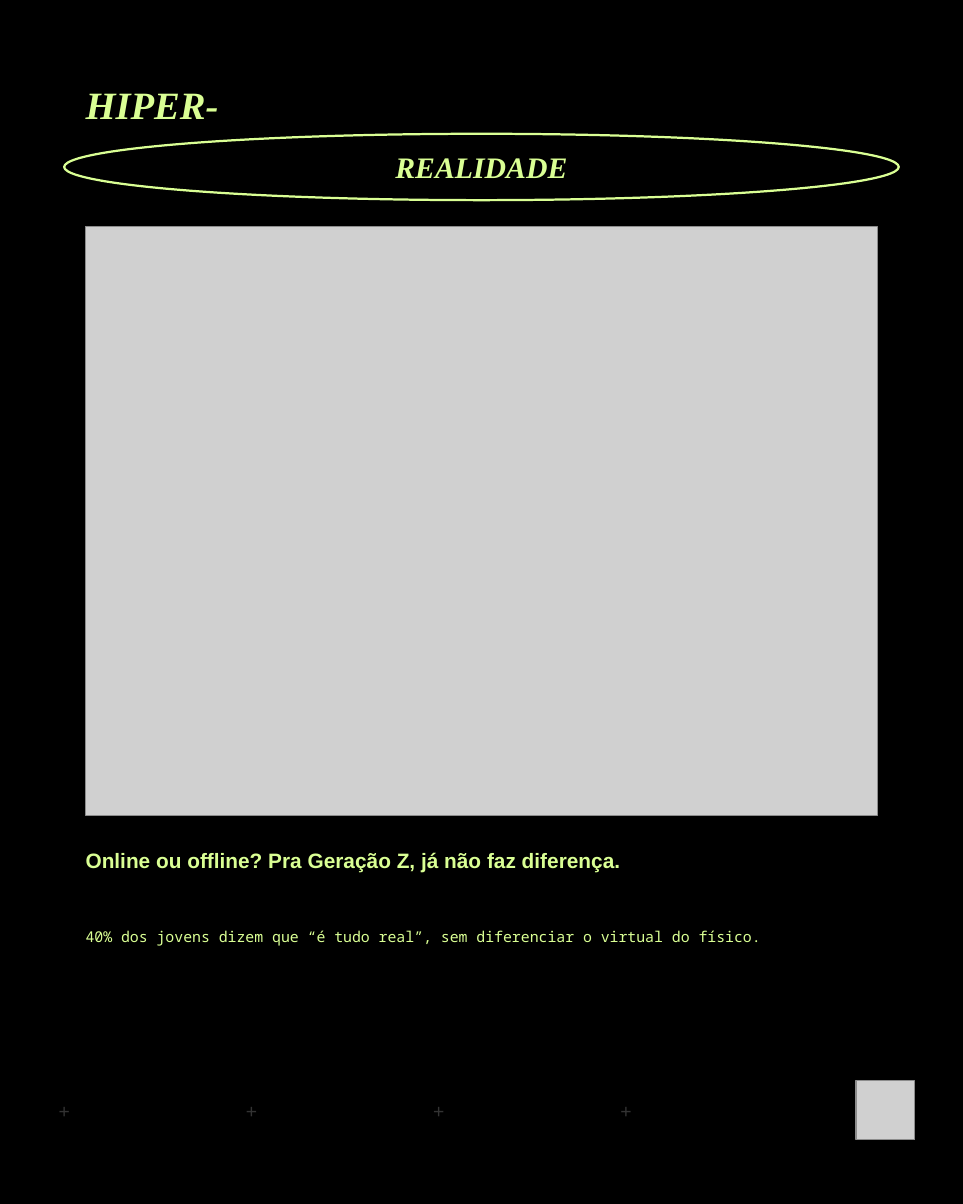
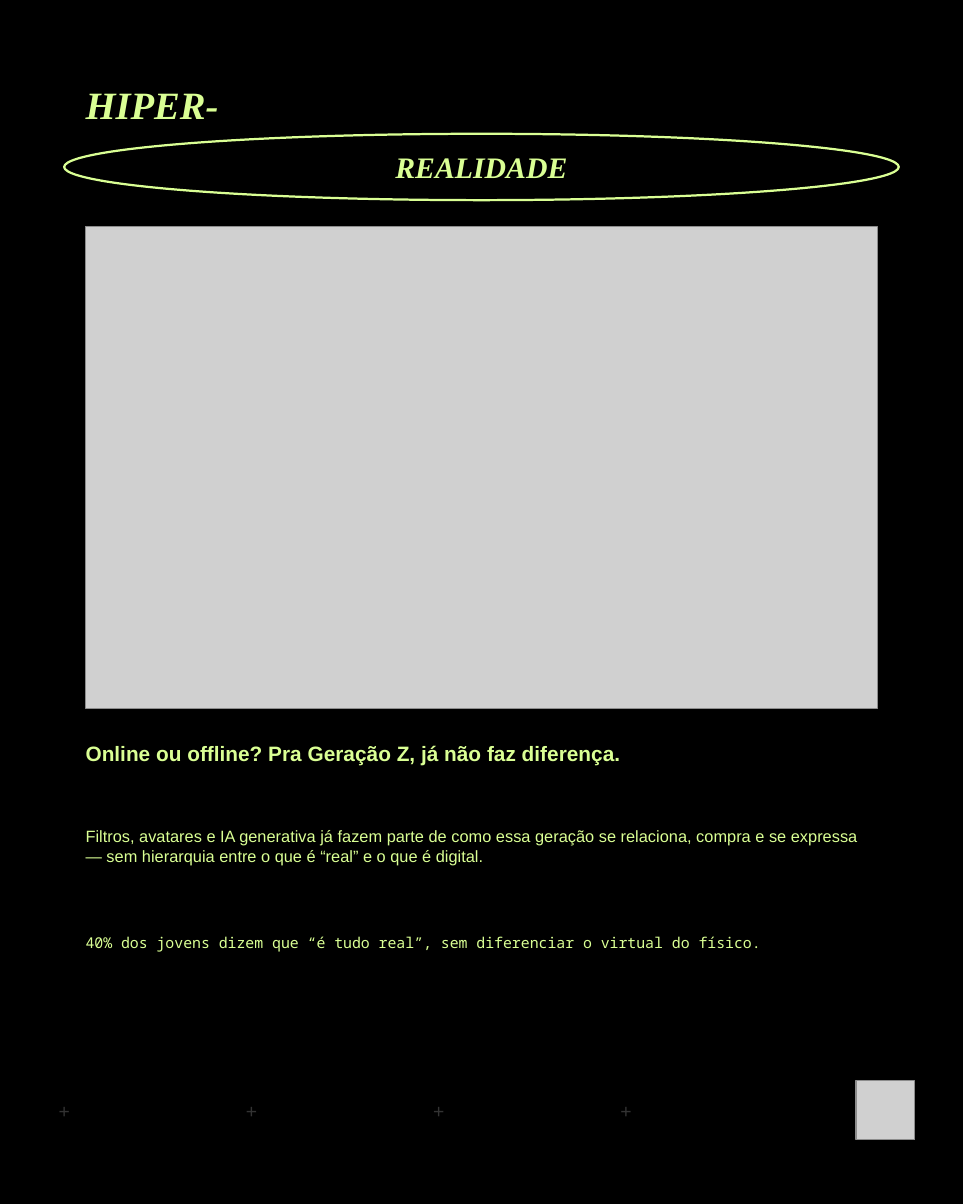
Before and after one commit to BiancaSchwanke/data-manipulation-exercises, a slide deck: slide 2 of entregas-agosto26/carrossel-instagram-agosto26.pptx. Drawn at 963x1204 pixels with LibreOffice and Linux fonts; fonts in the diff are those of the drawing; grey boxes stand for pictures. Boxes give left, top, right and bottom in pixels: in the first picture for what was removed or moved away, otherwise in the second. Text is boxed around its words. In the diff, an @@ line names an element or a change of style, - is before the commit and + after.

```diff
--- a/entregas-agosto26/carrossel-instagram-agosto26.pptx
+++ b/entregas-agosto26/carrossel-instagram-agosto26.pptx
@@ rounded rectangle: place and size @@
-rounded rectangle at (48, 43, 915, 1013)
+rounded rectangle at (48, 43, 915, 1008)
@@ picture: place and size @@
-picture at (86, 227, 877, 815)
+picture at (86, 227, 877, 708)
@@ text "Online ou offline? Pra Geração ...": place and size @@
-text "Online ou offline? Pra Geração ..." at (86, 852, 620, 873)
+text "Online ou offline? Pra Geração ..." at (86, 745, 620, 766)
@@ text added at (86, 830, 857, 865), 11 pt, text #DAFF94 @@
+Filtros, avatares e IA generativa já fazem parte de como essa geração se relaciona, compra e se expressa — sem hierarquia entre o que é “real” e o que é digital.
@@ text "40% dos jovens dizem que ...": place and size @@
-text "40% dos jovens dizem que ..." at (86, 930, 761, 946)
+text "40% dos jovens dizem que ..." at (86, 936, 761, 952)
```
Also in this commit, not shown: 4 other slides changed.
